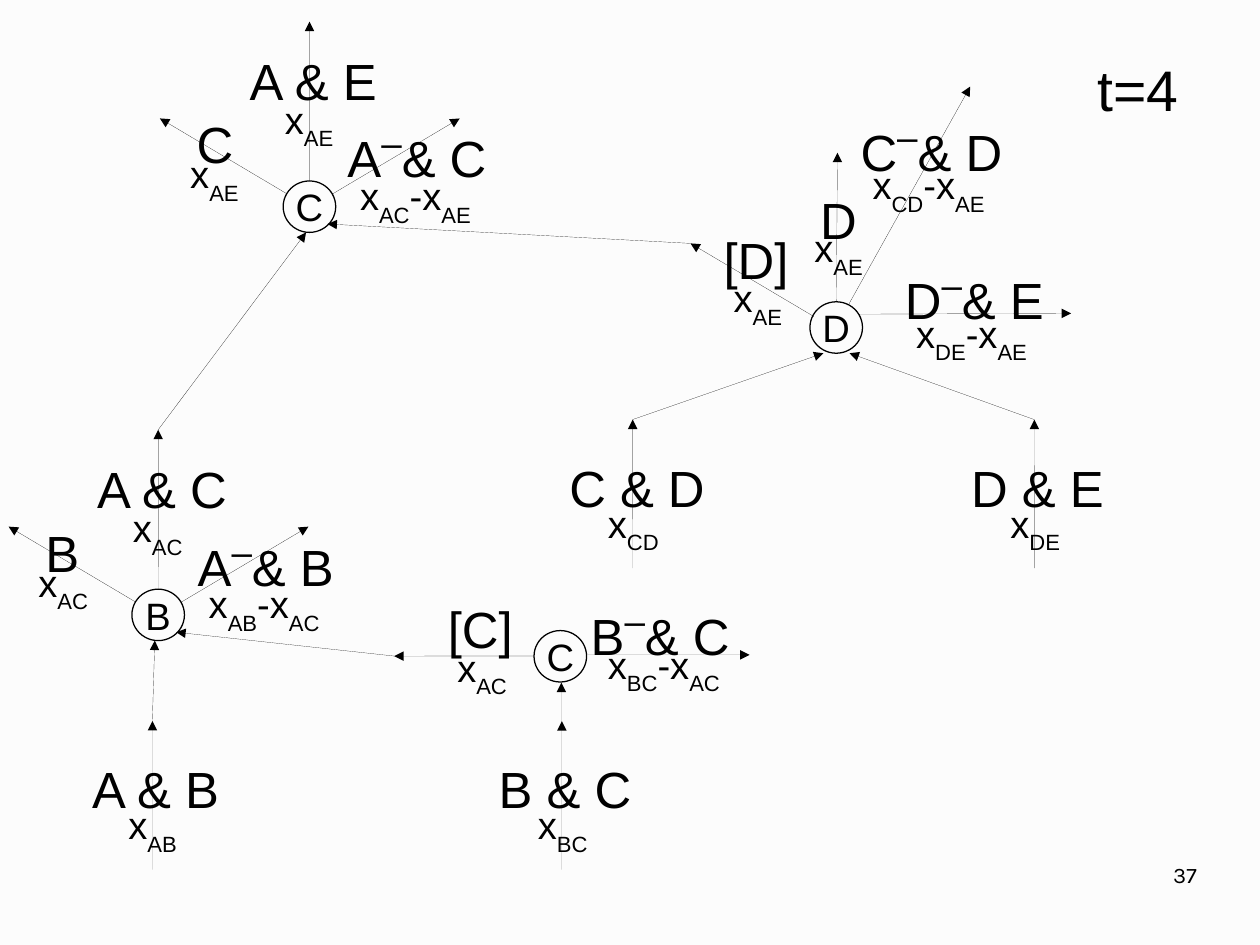
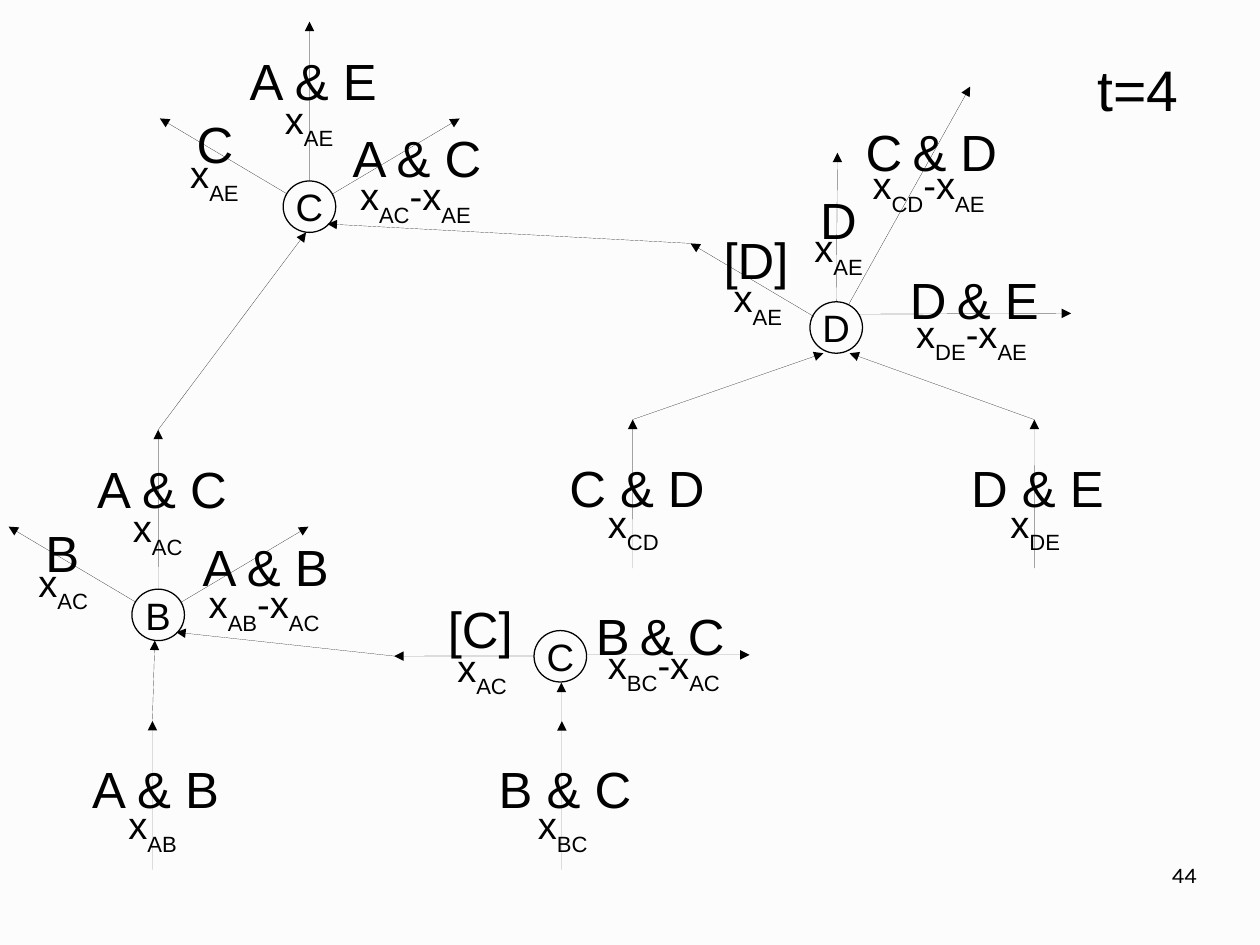
Before and after one commit to OrfeasLitos/virtual-payment-channels, a slide deck: slide 44 of slides/presentation.odp (slide 37 before the commit). Drawn at 1260x945 pixels with LibreOffice and Linux fonts; fonts in the diff are those of the drawing. Boxes give left, top, right and bottom in pixels: in the first picture for what was removed or moved away, otherwise in the second. Text is boxed around its words. In the diff, an @@ line names an element or a change of style, - is before the commit and + after.

```diff
--- a/slides/presentation.odp
+++ b/slides/presentation.odp
@@ text at (353, 141, 482, 182): text changed @@
-A–& C
+A & C
@@ text at (866, 135, 997, 181): text changed @@
-C–& D
+C & D
@@ text at (910, 284, 1039, 330): text changed @@
-D–& E
+D & E
@@ text at (203, 551, 329, 589): text changed @@
-A–& B
+A & B
@@ text at (596, 619, 725, 666): text changed @@
-B–& C
+B & C
@@ page number at (1172, 869, 1197, 883): text changed @@
-37
+44
```
Also in this commit, not shown: 25 other slides changed, 7 slides added, 1 other file.
